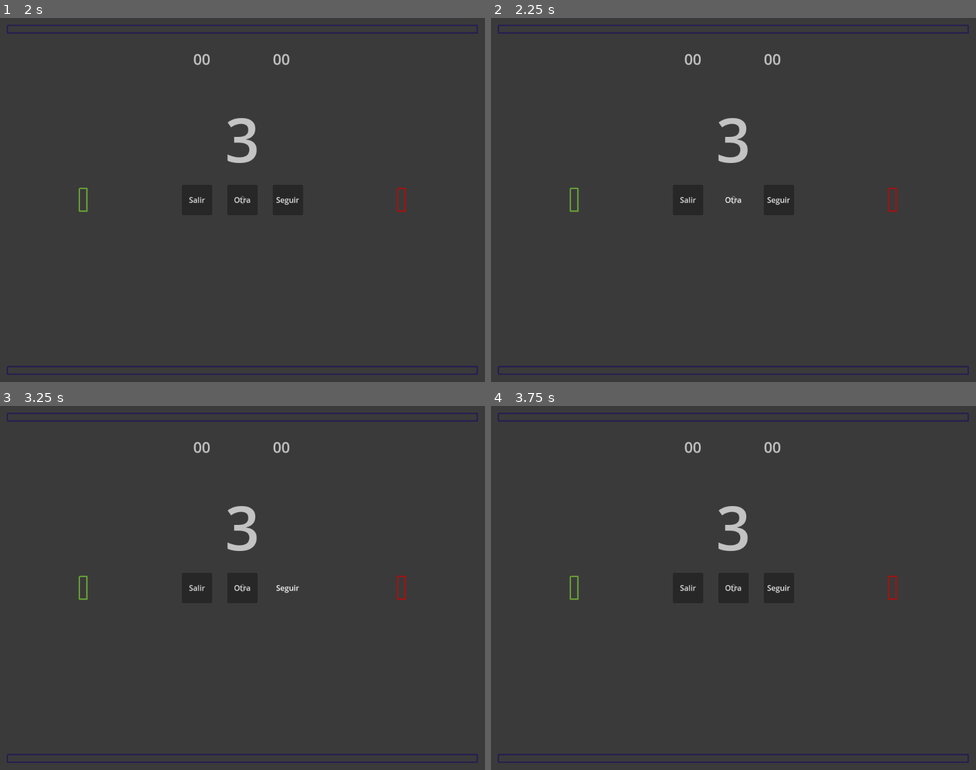
Above: before the commit, frames 1-4 (two rows, left to right).
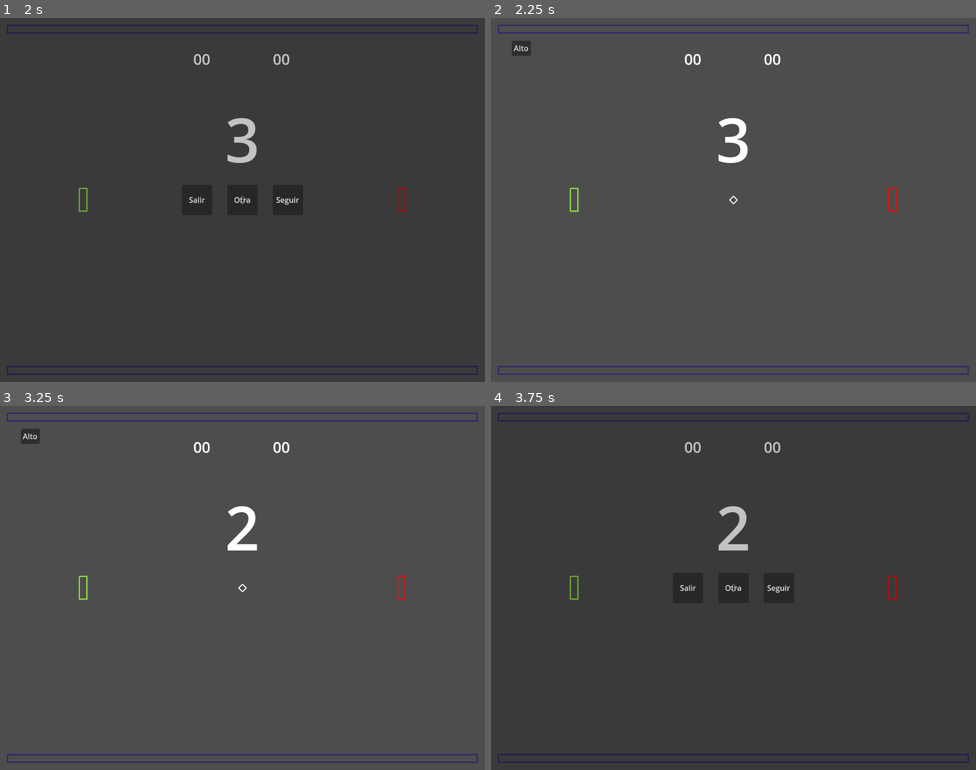
Above: after the commit, the same moments.

Repository: RoiCas/pomg69
Game: Godot game, scene res://managers/main/main.tscn
The game is run twice, just before and just after one commit, with the same random seed, the same clock (stepped at 60 frames per second) and the same inputs.
Inputs (mouse positions are in pixels of both pictures, inside the frame that each line leads up to):
- Up to frame 1 (2 s): click "Jugar" at 0.5 s; click "Alto" at 1.25 s
- Up to frame 2 (2.25 s): click "Otra" at 2 s
- Up to frame 3 (3.25 s): click (286, 588) at 2.75 s, where only the run before the commit has a clickable "Seguir"
- Up to frame 4 (3.75 s): click (520, 435) at 3.5 s, where only the run after the commit has a clickable "Alto"

Frame 1 is identical in both runs. In frame 2, 2.7% of the frame differs, in the area x 1-99%, y 1-98%; in frame 3, 2.8%; in frame 4, 0.3%.

Commit message:
Terminar refactor

Diff:
--- a/managers/game_manager/game_manager.gd
+++ b/managers/game_manager/game_manager.gd
@@ -5,11 +5,6 @@
 signal round_end()
 signal game_end()
 signal exit_game_request()
-
-enum GameState {
-  WAIT_ROUND = 0,
-  PLAY = 1,
-}
 
 const GAME_MANAGER_SCN : PackedScene = preload("res://managers/game_manager/game_manager.tscn")
 
@@ -34,9 +29,6 @@
   return new_instance
 
 
-var _current_state : GameState = GameState.WAIT_ROUND
-
-
 func _init() -> void:
   game_manager = self
 
@@ -48,14 +40,13 @@
 
 
 func connect_signals() -> void:
-  pass
   _round_start_counter.count_end.connect(on_count_end)
 
   _pause_message.pause_request.connect(on_pause_request)
 
-  #_pause_menu.restart_request.connect(on_restart_request)
-  #_pause_menu.exit_request.connect(on_exit_request)
-  #_pause_menu.continue_request.connect(on_continue_request)
+  _pause_menu.restart_request.connect(on_restart_request)
+  _pause_menu.exit_request.connect(on_exit_request)
+  _pause_menu.continue_request.connect(on_continue_request)
 
   _end_message.restart_request.connect(on_restart_request)
   _end_message.exit_request.connect(on_end_message_exit_request)
@@ -84,12 +75,18 @@
   start_game()
 
 
+func on_exit_request() -> void:
+  get_tree().paused = false
+  exit_game_request.emit()
+
+
 func reset_game() -> void:
   round_end.emit()
   _score_manager.reset_score()
   _pause_menu.hide_menu()
   _end_message.hide_message()
   _pause_message.show_message()
+  get_tree().paused = false
 
 
 func on_pause_request() -> void:
@@ -97,6 +94,11 @@
   get_tree().paused = true
   _pause_menu.show_menu()
 
+
+func on_continue_request() -> void:
+  _pause_menu.hide_menu()
+  get_tree().paused = false
+  _pause_message.show_message()
 
 
 func on_ball_exited(ext_ball: Ball) -> void:
@@ -113,14 +115,17 @@
     #Metió Player
     _score_manager.player_scored()
 
-  round_end.emit()
+
   var winner : int = _score_manager.get_winner()
   match winner:
     ScoreManager.WINNER_TYPE.PLAYER:
+      _pause_message.hide_message()
       _end_message.show_message(EndMessage.END_STATE.WIN)
       game_end.emit()
     ScoreManager.WINNER_TYPE.ENEMY:
+      _pause_message.hide_message()
       _end_message.show_message(EndMessage.END_STATE.LOSE)
       game_end.emit()
     ScoreManager.WINNER_TYPE.NONE:
-      start_round()
+      round_end.emit()
+      _round_start_counter.start_counter()
--- a/managers/game_manager/game_manager.tscn
+++ b/managers/game_manager/game_manager.tscn
@@ -10,6 +10,7 @@
 [ext_resource type="PackedScene" uid="uid://cwlqlssgprck0" path="res://interface/end_message/end_message.tscn" id="8_qtb8k"]
 [ext_resource type="PackedScene" uid="uid://dlsy0p0gjm3ke" path="res://interface/pause_menu/pause_menu.tscn" id="9_53o11"]
 [ext_resource type="PackedScene" uid="uid://u5j2ew26ciyt" path="res://interface/pause_message/pause_message.tscn" id="10_vhlkh"]
+[ext_resource type="Script" uid="uid://pn024wxydirc" path="res://managers/game_manager/game_manager_sm.gd" id="11_a1swe"]
 
 [sub_resource type="RectangleShape2D" id="RectangleShape2D_f7s5u"]
 size = Vector2(1056, 800)
@@ -59,7 +60,6 @@
 [node name="Interface" type="Node" parent="."]
 
 [node name="ScoreManager" parent="Interface" instance=ExtResource("6_q3g20")]
-_max_score = 1
 
 [node name="RoundStartCounter" parent="Interface" instance=ExtResource("7_3hdek")]
 offset_top = -128.0
@@ -77,3 +77,7 @@
 offset_top = -320.0
 offset_right = -408.0
 offset_bottom = -280.0
+
+[node name="GameManagerSM" type="Node" parent="." node_paths=PackedStringArray("_game_manager")]
+script = ExtResource("11_a1swe")
+_game_manager = NodePath("..")
--- a/managers/game_manager/game_manager_sm.gd
+++ b/managers/game_manager/game_manager_sm.gd
@@ -1,88 +1,32 @@
 class_name GameManagerSM
 extends Node
 
-enum GameState{
-  WAIT_ROUND = 0,
-  PLAY = 1,
-  PAUSE = 2,
-  GAME_OVER = 3,
+@export_category("REQUIRED")
+@export var _game_manager : GameManager
+
+
+enum GameState {
+  IDLE = 0,
+  COUNT_DOWN = 1,
+  PLAY = 2,
+  PAUSE = 3,
+  GAME_OVER = 4,
 }
 
-@onready var _game_manager : GameManager = self.owner as GameManager
 
-var _current_state : GameState = GameState.WAIT_ROUND
-
-
-func _ready() -> void:
-  assert(_game_manager != null, "Missing GameManager")
-
-  connect_signals()
-
-
-func connect_signals() -> void:
-  _game_manager.start_game_request.connect(on_start_game)
-  _game_manager.start_round_request.connect(on_start_round)
-  _game_manager.pause_request.connect(on_pause_game)
-  _game_manager.continue_request.connect(on_continue_game)
-  _game_manager.reset_request.connect(on_reset_game)
-  _game_manager.restart_request.connect(on_restart_game)
-  _game_manager.end_game_request.connect(on_end_game)
-  _game_manager.ball_exited_request.connect(on_ball_exited)
+var _current_state : GameState = GameState.IDLE
 
 
 func update_state(new_state: GameState) -> void:
-  _current_state = new_state
+  if(new_state != _current_state):
+    exit_state()
 
-  match _current_state:
-    GameState.WAIT_ROUND:
-      get_tree().paused = false
-      _game_manager.hide_pause_message()
-      _game_manager.start_round_counter()
-    GameState.PLAY:
-      get_tree().paused = false
-      _game_manager.show_pause_message()
-      _game_manager.round_start.emit()
-    GameState.PAUSE:
-      get_tree().paused = true
-      _game_manager.show_pause_menu()
-    GameState.GAME_OVER:
-      get_tree().paused = false
-      _game_manager.game_end.emit()
+    _current_state = new_state
+    enter_state()
 
 
-func on_start_game() -> void:
-  _game_manager.reset_game()
+func enter_state() -> void:
+  pass
 
-
-func on_start_round() -> void:
-  update_state(GameState.PLAY)
-
-
-func on_pause_game() -> void:
-  update_state(GameState.PAUSE)
-
-
-func on_continue_game() -> void:
-  update_state(GameState.PLAY)
-
-
-func on_reset_game() -> void:
-  update_state(GameState.WAIT_ROUND)
-
-
-func on_restart_game() -> void:
-  update_state(GameState.WAIT_ROUND)
-
-
-func on_end_game() -> void:
-  update_state(GameState.GAME_OVER)
-
-
-func on_ball_exited(winner_type: int) -> void:
-  match winner_type:
-    ScoreManager.WINNER_TYPE.NONE:
-      update_state(GameState.WAIT_ROUND)
-    ScoreManager.WINNER_TYPE.PLAYER:
-      update_state(GameState.GAME_OVER)
-    ScoreManager.WINNER_TYPE.ENEMY:
-      update_state(GameState.GAME_OVER)
+func exit_state() -> void:
+  pass
Not shown: 1 places in managers/game_manager/game_manager.tscn that only renumber resources
